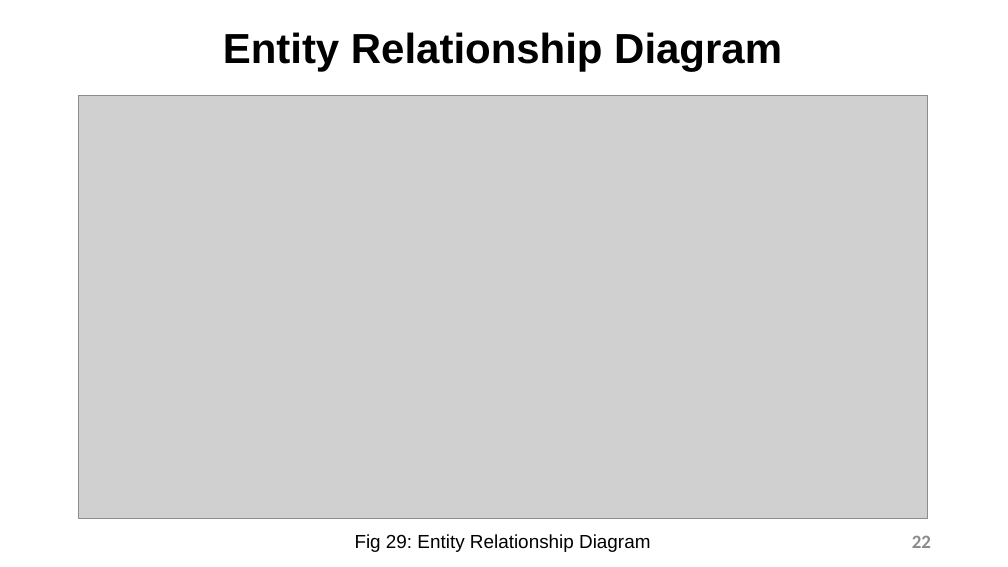
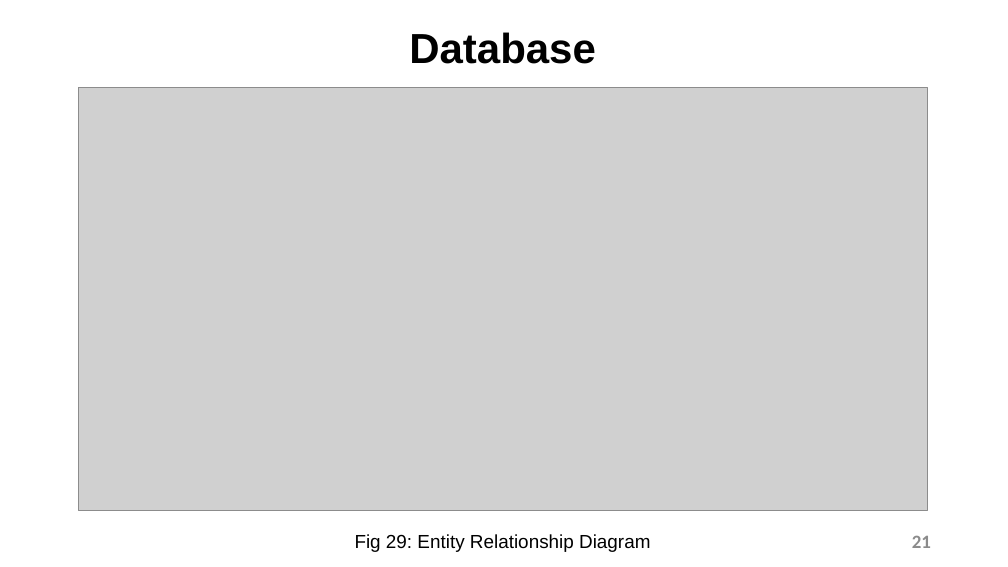
Before and after one commit to muntasir-hossain314159/Task-Management-System, a slide deck: slide 22 of Task_Management_System_Presentation_File/CSCI-2210-01_Presentation File_WORA_00673995.pptx. Drawn at 1008x567 pixels with LibreOffice and Linux fonts; fonts in the diff are those of the drawing; grey boxes stand for pictures. Boxes give left, top, right and bottom in pixels: in the first picture for what was removed or moved away, otherwise in the second. Text is boxed around its words. In the diff, an @@ line names an element or a change of style, - is before the commit and + after.

```diff
--- a/Task_Management_System_Presentation_File/CSCI-2210-01_Presentation File_WORA_00673995.pptx
+++ b/Task_Management_System_Presentation_File/CSCI-2210-01_Presentation File_WORA_00673995.pptx
@@ title at (409, 32, 596, 64): text changed @@
-Entity Relationship Diagram
+Database
@@ picture: place and size @@
-picture at (79, 95, 928, 518)
+picture at (79, 88, 928, 510)
@@ text at (912, 536, 931, 548): text changed @@
-22
+21
```
Also in this commit, not shown: 29 other slides changed.
